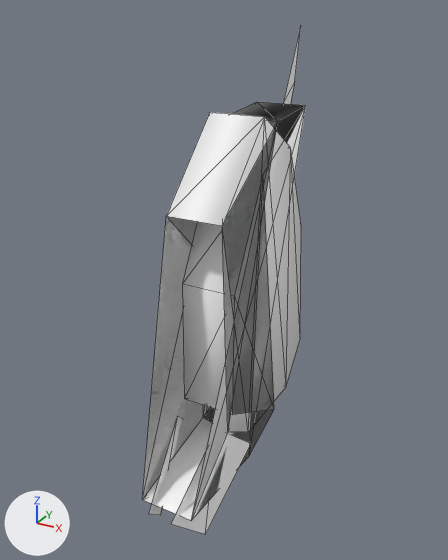
One commit to the glTF model public/3d/item/model__item__catch.ofs_88_0/4878fish88d.gltf: the scene before it, then after it.
Before and after are seen from a camera (50 mm lens) standing at (0.227, -0.371, 0.283) and looking at (-0.008, 0.055, 0.07). Lighting does not change. The marker at lower left points along +X, +Y and +Z. The picture after the commit comes second. Mesh edges are drawn as thin lines.

The first picture shows '4878fish88d'.
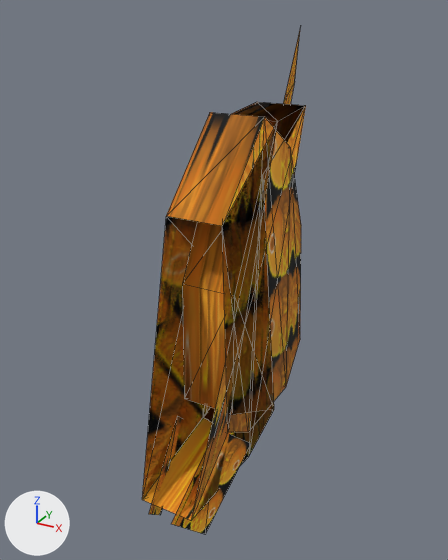
Where the change shows, as pixel boxes [x1, y1, x2, y2] in the pictures (448 x 560 px):
```json
{"object": "4878fish88d", "change": "surface changed", "before": [142, 30, 306, 534], "after": [142, 30, 306, 534], "on screen": "white to brown"}
```

Scene script edits in JSON lines:
```json
{"op": "add", "block": "img_fish88", "code": ["img_fish88 = load_image('fish88', '_unpacked/fish88', 64, 32, 'sRGB')"]}
{"op": "remove", "block": "mat_fish88_fish88", "code": "mat_fish88_fish88.base_color = (1.0, 1.0, 1.0)  # white #ffffff"}
{"op": "add", "block": "mat_fish88_fish88", "code": "mat_fish88_fish88.texture = img_fish88"}
```
